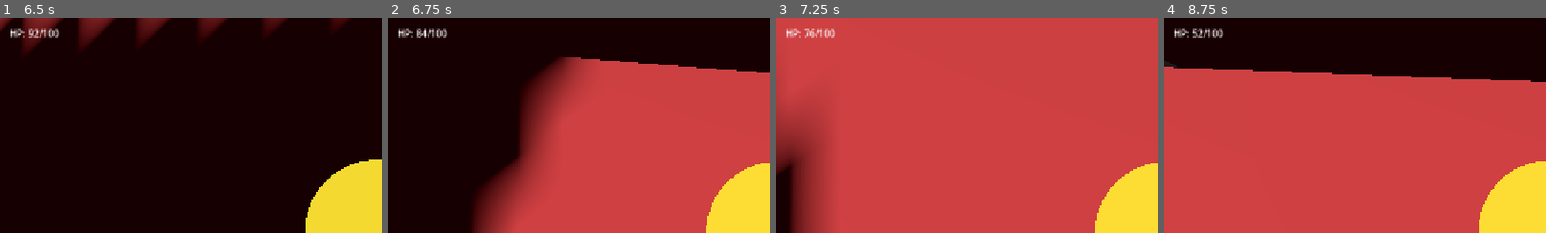
Above: before the commit, frames 1-4 (left to right).
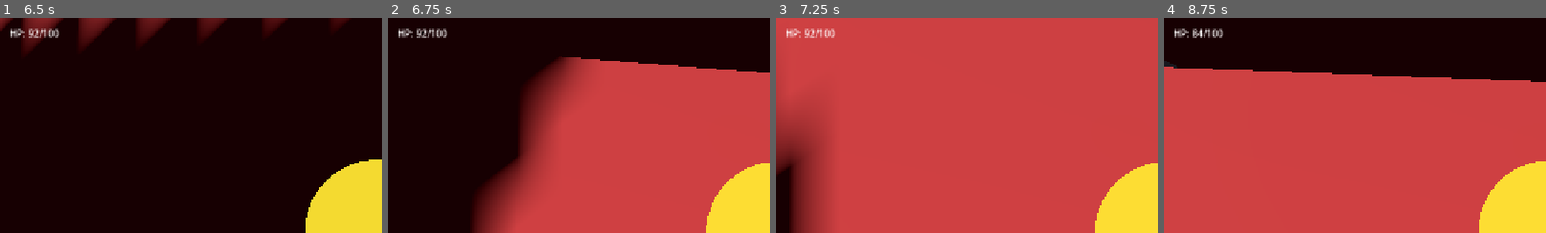
Above: after the commit, the same moments.

Repository: radomirsky/190K-G.O.P
Game: Godot game, scene res://main.tscn
Two runs of this game, one before a commit and one after it. Both use one fixed random seed, a clock stepped at 60 frames per second and the inputs below.
Inputs (mouse positions are % of the whole screen's width and height, from its top left):
- Up to frame 1 (6.5 s): tap Enter at 0.5 s; move the mouse to (55, 50) at 0.52 s; hold W 0.53-5.78 s; tap E at 0.6 s; click (55, 50) at 0.67 s; tap Space at 0.77, 1.52, 3.02, 3.77, 4.52, 5.75, 6.02 s; move the mouse to (45, 50) at 1.27 s; tap Q at 1.35 s; move the mouse to (52, 48) at 2.02 s; hold Ctrl 2.03-2.78 s; move the mouse to (49, 52) at 2.77 s; tap Shift at 2.85 s; click (49, 52) at 2.92 s; move the mouse to (57, 51) at 3.52 s; tap R at 3.6 s; move the mouse to (42, 49) at 4.27 s; tap Z at 4.35 s; move the mouse to (51, 50) at 5.02 s; tap X at 5.1 s; click (51, 50) at 5.17 s; move the mouse to (46, 48) at 5.77 s; hold D from 5.78 s (still down); tap B at 5.85 s
- Up to frame 2 (6.75 s): move the mouse to (55, 50) at 6.52 s; release D at 6.53 s; hold W from 6.53 s (still down); tap G at 6.6 s
- Up to frame 3 (7.25 s): keep holding W; tap Space at 6.77 s
- Up to frame 4 (8.75 s): keep holding W; move the mouse to (45, 50) at 7.27 s; tap E at 7.35 s; click (45, 50) at 7.42 s; tap Space at 7.52 s; move the mouse to (52, 48) at 8.02 s; tap Q at 8.1 s
The pictures show only the part of the screen within x 0-50%, y 0-50%; the shares and areas given below are measured in that part.

Frame 1 is identical in both runs. In frame 2, less than 0.1% of the frame differs, in the area x 7-11%, y 4-10%; in frame 3, less than 0.1%; in frame 4, 0.1%.

Commit message:
Update player damage mechanics: replace enemy touch cooldown with damage invulnerability duration to enhance player resilience during combat.

Diff:
--- a/player.gd
+++ b/player.gd
@@ -45,7 +45,7 @@
 @export_range(40.0, 120.0, 0.5) var camera_fov: float = 65.0
 @export var max_hp: int = 100
 @export var enemy_touch_damage: int = 8
-@export var enemy_touch_cooldown_sec: float = 0.35
+@export var damage_invuln_sec: float = 1.35
 
 var gravity: float = ProjectSettings.get_setting("physics/3d/default_gravity")
 
@@ -157,7 +157,7 @@
 		return
 	if _hp_cd > 0.0:
 		return
-	_hp_cd = enemy_touch_cooldown_sec
+	_hp_cd = damage_invuln_sec
 	_hp = clampi(_hp - amount, 0, max_hp)
 	_update_hp_ui()
 
